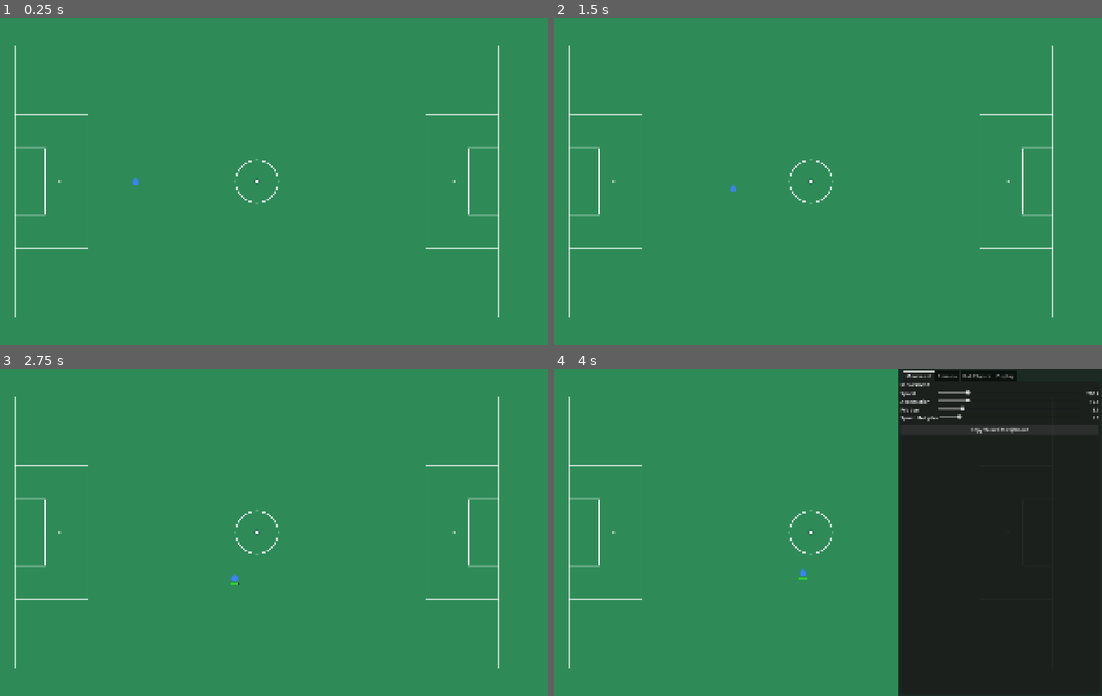
Above: before the commit, frames 1-4 (two rows, left to right).
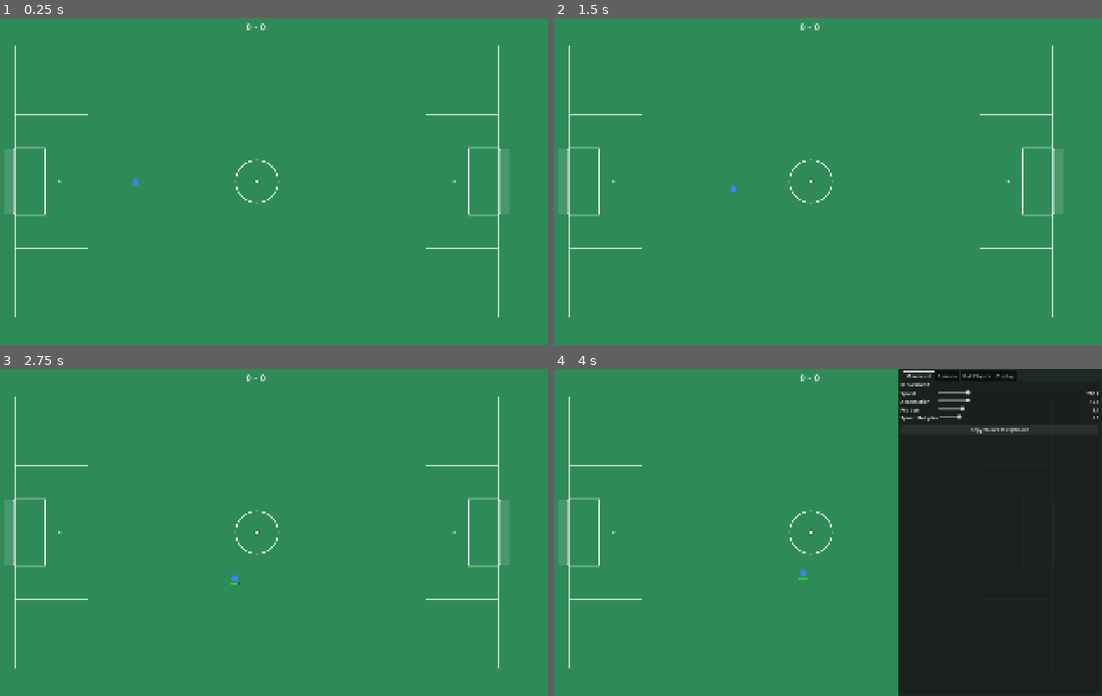
Above: after the commit, the same moments.

Repository: domaki7/pitch-run
Game: Godot game, scene res://levels/main.tscn
The game is run twice, just before and just after one commit, with the same random seed, the same clock (stepped at 60 frames per second) and the same inputs.
Inputs (mouse positions are in pixels of both pictures, inside the frame that each line leads up to):
- Up to frame 1 (0.25 s): no input
- Up to frame 2 (1.5 s): tap Enter at 0.5 s; move the mouse to (937, 165) at 0.52 s; hold D (move_right) 0.53-1.28 s; tap E (pass_ball) at 0.6 s; tap Space at 1.25 s; move the mouse to (696, 197) at 1.27 s; hold S (move_down) from 1.28 s (still down); tap Q (shoot) at 1.35 s
- Up to frame 3 (2.75 s): tap Enter at 2 s; move the mouse to (317, 460) at 2.02 s; release S (move_down) at 2.03 s; hold D (move_right) from 2.03 s (still down); hold Shift (sprint) from 2.03 s (still down)
- Up to frame 4 (4 s): tap Space at 2.75 s; move the mouse to (784, 597) at 2.77 s; release D (move_right) at 2.78 s; release Shift (sprint) at 2.78 s; hold W (move_up) 2.78-3.5 s; tap Alt at 2.85 s; click "Copy Values to Clipboard" at 3.5 s

The runs differ from the first frame. In frame 1, 0.8% of the frame differs, in the area x 0-93%, y 1-60%; in frame 2, 0.8%; in frame 3, 0.8%; in frame 4, 0.4%.

Commit message:
Add goal zones, scoring (first to 3), kickoff reset, and match end screen

Diff:
--- /dev/null
+++ b/assets/sprites/pitch/goal_net.svg
@@ -0,0 +1,3 @@
+<svg xmlns="http://www.w3.org/2000/svg" viewBox="0 0 30 220">
+  <rect x="0" y="0" width="30" height="220" fill="#ffffff" fill-opacity="0.12"/>
+</svg>
--- /dev/null
+++ b/assets/sprites/pitch/goal_posts.svg
@@ -0,0 +1,5 @@
+<svg xmlns="http://www.w3.org/2000/svg" viewBox="0 0 10 220">
+  <rect x="0" y="0" width="10" height="8" fill="#d0d0d0"/>
+  <rect x="0" y="212" width="10" height="8" fill="#d0d0d0"/>
+  <rect x="3" y="0" width="4" height="220" fill="#e0e0e0"/>
+</svg>
--- a/levels/pitch.tscn
+++ b/levels/pitch.tscn
@@ -1,6 +1,7 @@
-[gd_scene load_steps=4 format=3]
+[gd_scene load_steps=5 format=3]
 
 [ext_resource type="Texture2D" path="res://assets/sprites/pitch/pitch_markings.svg" id="1_markings"]
+[ext_resource type="PackedScene" path="res://src/entities/goal_zone/goal_zone.tscn" id="2_goal_zone"]
 
 [sub_resource type="RectangleShape2D" id="RectangleShape2D_h"]
 size = Vector2(1600, 20)
@@ -52,3 +53,11 @@
 
 [node name="CollisionShape2D" type="CollisionShape2D" parent="WallRight"]
 shape = SubResource("RectangleShape2D_v")
+
+[node name="GoalLeft" parent="." instance=ExtResource("2_goal_zone")]
+position = Vector2(0, 450)
+team = 1
+
+[node name="GoalRight" parent="." instance=ExtResource("2_goal_zone")]
+position = Vector2(1600, 450)
+team = 2
--- a/src/entities/ball/ball.gd
+++ b/src/entities/ball/ball.gd
@@ -43,6 +43,14 @@
 	current_state = BallState.FREE
 	state_changed.emit(current_state)
 
+func reset_to_position(pos: Vector2) -> void:
+	freeze = true
+	linear_velocity = Vector2.ZERO
+	angular_velocity = 0.0
+	global_position = pos
+	set_free()
+	freeze = false
+
 func set_in_flight() -> void:
 	possessor = null
 	current_state = BallState.IN_FLIGHT
--- /dev/null
+++ b/src/entities/goal_zone/goal_zone.gd
@@ -0,0 +1,27 @@
+class_name GoalZone
+extends Area2D
+
+signal ball_entered_goal
+
+@export var team: int = 1
+
+var _has_scored_this_play: bool = false
+
+func _ready() -> void:
+	add_to_group(&"goal_zones")
+	body_entered.connect(_on_body_entered)
+	var net: Sprite2D = $NetArea as Sprite2D
+	net.position.x = -20.0 if team == 1 else 20.0
+
+func reset() -> void:
+	_has_scored_this_play = false
+
+func _on_body_entered(body: Node2D) -> void:
+	if _has_scored_this_play:
+		return
+	if not body is Ball:
+		return
+	_has_scored_this_play = true
+	ball_entered_goal.emit()
+	var scoring_team: int = 2 if team == 1 else 1
+	EventBus.goal_scored.emit(scoring_team, team)
--- /dev/null
+++ b/src/entities/goal_zone/goal_zone.tscn
@@ -0,0 +1,24 @@
+[gd_scene load_steps=5 format=3]
+
+[ext_resource type="Script" path="res://src/entities/goal_zone/goal_zone.gd" id="1_script"]
+[ext_resource type="Texture2D" path="res://assets/sprites/pitch/goal_posts.svg" id="2_posts"]
+[ext_resource type="Texture2D" path="res://assets/sprites/pitch/goal_net.svg" id="3_net"]
+
+[sub_resource type="RectangleShape2D" id="RectangleShape2D_goal"]
+size = Vector2(30, 220)
+
+[node name="GoalZone" type="Area2D"]
+collision_layer = 256
+collision_mask = 8
+monitoring = true
+monitorable = false
+script = ExtResource("1_script")
+
+[node name="CollisionShape2D" type="CollisionShape2D" parent="."]
+shape = SubResource("RectangleShape2D_goal")
+
+[node name="GoalPosts" type="Sprite2D" parent="."]
+texture = ExtResource("2_posts")
+
+[node name="NetArea" type="Sprite2D" parent="."]
+texture = ExtResource("3_net")
--- a/src/entities/player/player.gd
+++ b/src/entities/player/player.gd
@@ -40,6 +40,13 @@
 func _on_state_transitioned(_old_name: StringName, new_name: StringName) -> void:
 	_state_label.text = new_name
 
+func reset_for_kickoff(start_pos: Vector2) -> void:
+	if ball_control_component.has_ball:
+		ball_control_component.release_ball()
+	global_position = start_pos
+	velocity = Vector2.ZERO
+	state_machine.transition_to(&"IdleState")
+
 func _on_ball_detection_area_body_entered(body: Node2D) -> void:
 	if ball_control_component.has_ball:
 		return
--- a/src/entities/player/states/player_state.gd
+++ b/src/entities/player/states/player_state.gd
@@ -24,4 +24,4 @@
 	return player.get_global_mouse_position()
 
 func _is_input_enabled() -> bool:
-	return not GameManager.is_debug_gui_open
+	return not GameManager.is_input_disabled()
--- a/src/systems/event_bus.gd
+++ b/src/systems/event_bus.gd
@@ -1 +1,5 @@
 extends Node
+
+signal goal_scored(scoring_team: int, scored_on_team: int)
+signal match_ended(winning_team: int, home_score: int, away_score: int)
+signal kickoff_started
--- a/src/systems/game_manager.gd
+++ b/src/systems/game_manager.gd
@@ -1,14 +1,85 @@
 extends Node
 
-enum GameState { PLAYING, PAUSED }
+enum MatchState { KICKOFF, PLAYING, GOAL_SCORED, MATCH_OVER }
 
-var current_state: GameState = GameState.PLAYING
+const GOALS_TO_WIN: int = 3
+const GOAL_CELEBRATION_DELAY: float = 1.5
+const KICKOFF_DELAY: float = 0.5
+
+var current_state: MatchState = MatchState.PLAYING
 var current_player: CharacterBody2D = null
 var current_ball: RigidBody2D = null
 var is_debug_gui_open: bool = false
+var home_score: int = 0
+var away_score: int = 0
+
+var _player_start_position: Vector2 = Vector2.ZERO
+var _ball_start_position: Vector2 = Vector2.ZERO
+var _scored_on_team: int = 0
+
+func _ready() -> void:
+	EventBus.goal_scored.connect(_on_goal_scored)
+
+func _unhandled_input(event: InputEvent) -> void:
+	if current_state == MatchState.MATCH_OVER and event.is_pressed():
+		restart_match()
 
 func register_player(player: CharacterBody2D) -> void:
 	current_player = player
+	_player_start_position = player.global_position
 
 func register_ball(ball: RigidBody2D) -> void:
 	current_ball = ball
+	_ball_start_position = ball.global_position
+
+func is_input_disabled() -> bool:
+	return is_debug_gui_open or current_state != MatchState.PLAYING
+
+func start_match() -> void:
+	home_score = 0
+	away_score = 0
+	_begin_kickoff(1)
+
+func restart_match() -> void:
+	start_match()
+
+func _on_goal_scored(scoring_team: int, scored_on_team: int) -> void:
+	if current_state != MatchState.PLAYING:
+		return
+	current_state = MatchState.GOAL_SCORED
+	_scored_on_team = scored_on_team
+	if scoring_team == 1:
+		home_score += 1
+	else:
+		away_score += 1
+	var timer: SceneTreeTimer = get_tree().create_timer(GOAL_CELEBRATION_DELAY)
+	timer.timeout.connect(_on_goal_celebration_finished)
+
+func _on_goal_celebration_finished() -> void:
+	if home_score >= GOALS_TO_WIN:
+		_end_match(1)
+	elif away_score >= GOALS_TO_WIN:
+		_end_match(2)
+	else:
+		_begin_kickoff(_scored_on_team)
+
+func _begin_kickoff(possession_team: int) -> void:
+	current_state = MatchState.KICKOFF
+	EventBus.kickoff_started.emit()
+	_reset_positions(possession_team)
+	var timer: SceneTreeTimer = get_tree().create_timer(KICKOFF_DELAY)
+	timer.timeout.connect(_on_kickoff_ready)
+
+func _on_kickoff_ready() -> void:
+	current_state = MatchState.PLAYING
+
+func _reset_positions(_possession_team: int) -> void:
+	if current_player:
+		(current_player as Player).reset_for_kickoff(_player_start_position)
+	if current_ball:
+		(current_ball as Ball).reset_to_position(_ball_start_position)
+	get_tree().call_group(&"goal_zones", &"reset")
+
+func _end_match(winning_team: int) -> void:
+	current_state = MatchState.MATCH_OVER
+	EventBus.match_ended.emit(winning_team, home_score, away_score)
--- a/src/ui/hud/hud.gd
+++ b/src/ui/hud/hud.gd
@@ -1 +1,99 @@
 extends CanvasLayer
+
+var _home_score_label: Label = null
+var _away_score_label: Label = null
+var _match_end_overlay: ColorRect = null
+var _result_label: Label = null
+var _final_score_label: Label = null
+
+func _ready() -> void:
+	_build_score_display()
+	_build_match_end_overlay()
+	EventBus.goal_scored.connect(_on_goal_scored)
+	EventBus.match_ended.connect(_on_match_ended)
+	EventBus.kickoff_started.connect(_on_kickoff_started)
+
+func _build_score_display() -> void:
+	var container: HBoxContainer = HBoxContainer.new()
+	container.name = "ScoreDisplay"
+	container.set_anchors_preset(Control.PRESET_CENTER_TOP)
+	container.grow_horizontal = Control.GROW_DIRECTION_BOTH
+	container.position = Vector2(-60, 10)
+	container.size = Vector2(120, 40)
+
+	var theme_large: Theme = Theme.new()
+	theme_large.set_font_size("font_size", "Label", 28)
+	container.theme = theme_large
+
+	_home_score_label = Label.new()
+	_home_score_label.text = "0"
+	_home_score_label.horizontal_alignment = HORIZONTAL_ALIGNMENT_RIGHT
+	_home_score_label.custom_minimum_size = Vector2(40, 0)
+	container.add_child(_home_score_label)
+
+	var separator: Label = Label.new()
+	separator.text = " - "
+	separator.horizontal_alignment = HORIZONTAL_ALIGNMENT_CENTER
+	container.add_child(separator)
+
+	_away_score_label = Label.new()
+	_away_score_label.text = "0"
+	_away_score_label.horizontal_alignment = HORIZONTAL_ALIGNMENT_LEFT
+	_away_score_label.custom_minimum_size = Vector2(40, 0)
+	container.add_child(_away_score_label)
+
+	add_child(container)
+
+func _build_match_end_overlay() -> void:
+	_match_end_overlay = ColorRect.new()
+	_match_end_overlay.name = "MatchEndOverlay"
+	_match_end_overlay.set_anchors_preset(Control.PRESET_FULL_RECT)
+	_match_end_overlay.color = Color(0, 0, 0, 0.6)
+	_match_end_overlay.visible = false
+	_match_end_overlay.mouse_filter = Control.MOUSE_FILTER_IGNORE
+
+	var center: CenterContainer = CenterContainer.new()
+	center.set_anchors_preset(Control.PRESET_FULL_RECT)
+	_match_end_overlay.add_child(center)
+
+	var vbox: VBoxContainer = VBoxContainer.new()
+	vbox.alignment = BoxContainer.ALIGNMENT_CENTER
+	center.add_child(vbox)
+
+	_result_label = Label.new()
+	_result_label.horizontal_alignment = HORIZONTAL_ALIGNMENT_CENTER
+	var result_theme: Theme = Theme.new()
+	result_theme.set_font_size("font_size", "Label", 48)
+	_result_label.theme = result_theme
+	vbox.add_child(_result_label)
+
+	_final_score_label = Label.new()
+	_final_score_label.horizontal_alignment = HORIZONTAL_ALIGNMENT_CENTER
+	var score_theme: Theme = Theme.new()
+	score_theme.set_font_size("font_size", "Label", 32)
+	_final_score_label.theme = score_theme
+	vbox.add_child(_final_score_label)
+
+	var restart_label: Label = Label.new()
+	restart_label.text = "Press any key to restart"
+	restart_label.horizontal_alignment = HORIZONTAL_ALIGNMENT_CENTER
+	var restart_theme: Theme = Theme.new()
+	restart_theme.set_font_size("font_size", "Label", 18)
+	restart_label.theme = restart_theme
+	vbox.add_child(restart_label)
+
+	add_child(_match_end_overlay)
+
+func _on_goal_scored(_scoring_team: int, _scored_on_team: int) -> void:
+	_home_score_label.text = str(GameManager.home_score)
+	_away_score_label.text = str(GameManager.away_score)
+
+func _on_match_ended(winning_team: int, home_score: int, away_score: int) -> void:
+	_match_end_overlay.visible = true
+	_result_label.text = "You Win!" if winning_team == 1 else "You Lose!"
+	_final_score_label.text = str(home_score) + " - " + str(away_score)
+
+func _on_kickoff_started() -> void:
+	_match_end_overlay.visible = false
+	_home_score_label.text = str(GameManager.home_score)
+	_away_score_label.text = str(GameManager.away_score)
Not shown, added: assets/sprites/pitch/goal_net.svg.import
Not shown, added: assets/sprites/pitch/goal_posts.svg.import
Not shown, added: src/entities/goal_zone/goal_zone.gd.uid
Not shown, changed: architecture.md
Not shown, changed: entities.md
Not shown, changed: patterns.md
Not shown, changed: todo.md
